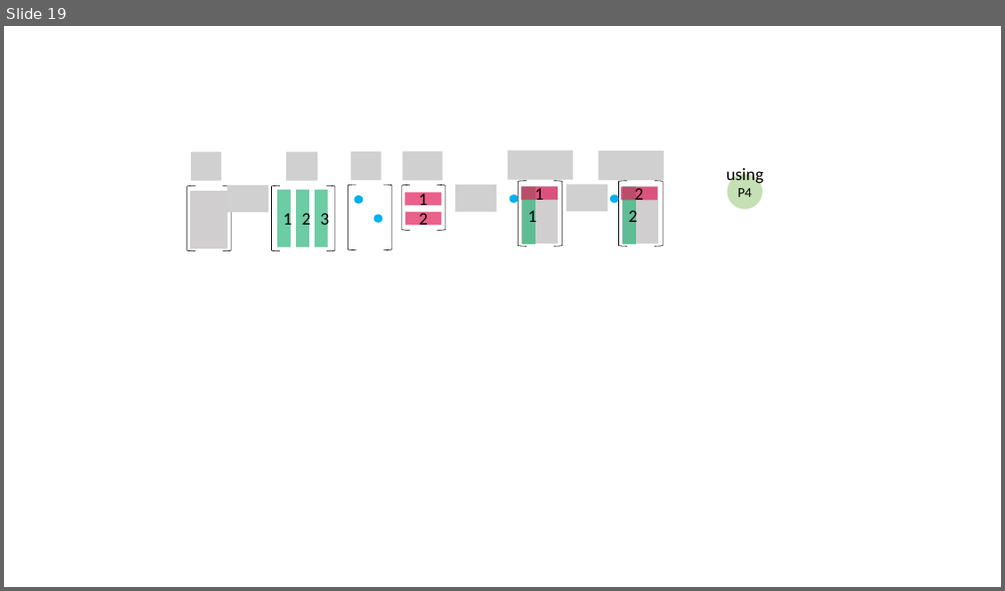
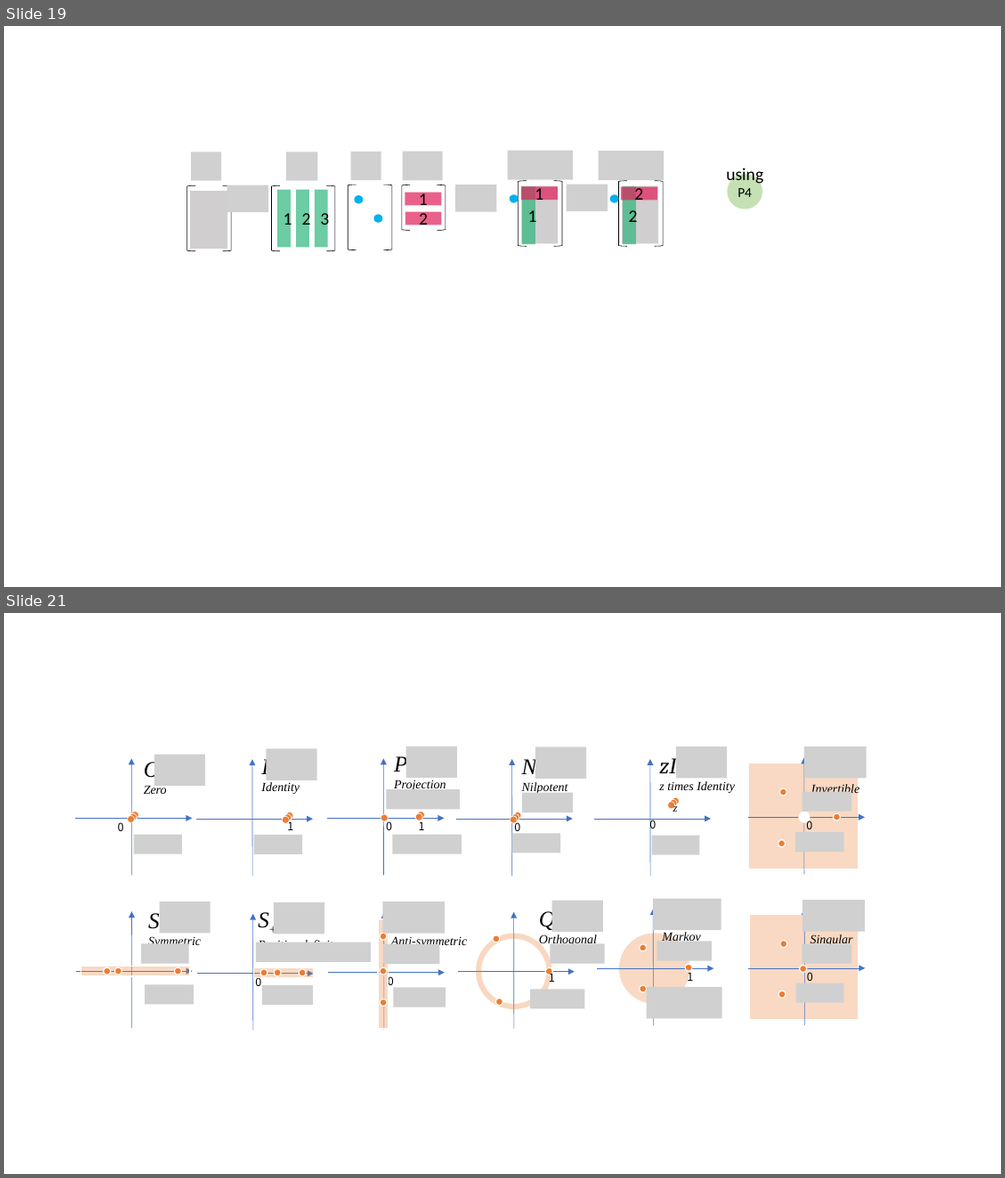
Before and after one commit to kenjihiranabe/The-Art-of-Linear-Algebra, a slide deck: Illustrations.pptx. Shown one above the other, each under a label of ours: slide 19 before the commit, slides 19 and 21 after it; the slides between them are not shown. The pictures are 1005x591 and 1005x1178 pixels, drawn with LibreOffice and Linux fonts; fonts in the diff are those of the drawing; grey boxes stand for pictures. Boxes give left, top, right and bottom in pixels: in the first picture for what was removed or moved away, otherwise in the second. Text is boxed around its words. In the diff, an @@ line names an element or a change of style, - is before the commit and + after.

```diff
--- a/Illustrations.pptx
+++ b/Illustrations.pptx
@@ slide 21 added at [4,613,1001,1174], background #FFFFFF @@
@@ group added at [76,755,205,875]: 3 ellipses, 2 arrows, 2 texts, 2 pictures @@
+O
+Zero
+0
@@ group added at [196,749,317,876]: 3 ellipses, 2 texts, 2 arrows, 2 pictures @@
+I
+Identity
+1
@@ group added at [594,747,735,876]: 3 ellipses, 2 texts, 2 arrows, 2 pictures @@
+zI
+z times Identity
+z
@@ group added at [328,747,461,875]: 3 texts, 3 ellipses, 3 pictures, 2 arrows @@
+P
+Projection
+1
+0
@@ group added at [456,747,587,876]: 3 ellipses, 3 pictures, 2 texts, 2 arrows @@
+N
+Nilpotent
+0
@@ group added at [748,747,866,874]: 4 ellipses, 3 pictures, 2 arrows, 2 texts, 1 rectangle @@
+0
+Invertible
@@ text added at [649,816,655,831], 10.8 pt, text #000000 @@
+0
@@ group added at [197,902,339,1030]: 3 ellipses, 2 texts, 2 arrows, 2 pictures, 1 rectangle @@
+S+
+Positive definite
+0
@@ group added at [76,901,210,1028]: 3 ellipses, 3 pictures, 2 arrows, 1 text, 1 rectangle @@
+S
+Symmetric
@@ picture added at [256,942,372,962] @@
@@ group added at [328,901,467,1030]: 3 ellipses, 3 pictures, 2 arrows, 2 texts, 1 rectangle @@
+0
+Anti-symmetric
@@ group added at [458,900,605,1029]: 4 ellipses, 3 pictures, 2 arrows, 2 texts @@
+Q
+Orthogonal
+1
@@ group added at [597,899,722,1025]: 4 ellipses, 3 pictures, 2 arrows, 2 texts @@
+Markov
+1
@@ group added at [749,900,866,1025]: 3 pictures, 3 ellipses, 2 arrows, 2 texts, 1 rectangle @@
+0
+Singular
```
Also in this commit, not shown: 1 other slide added, 3 other files.
